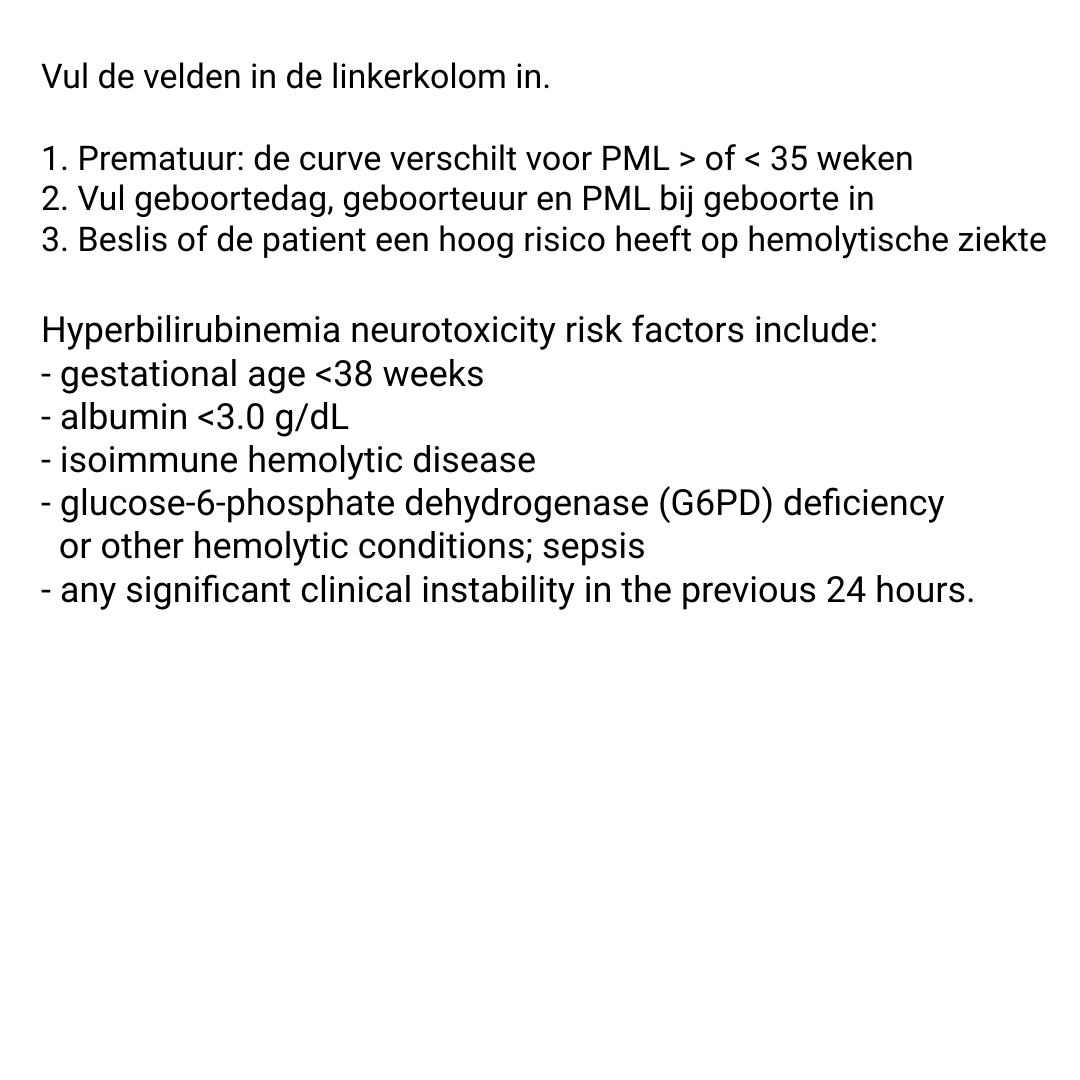
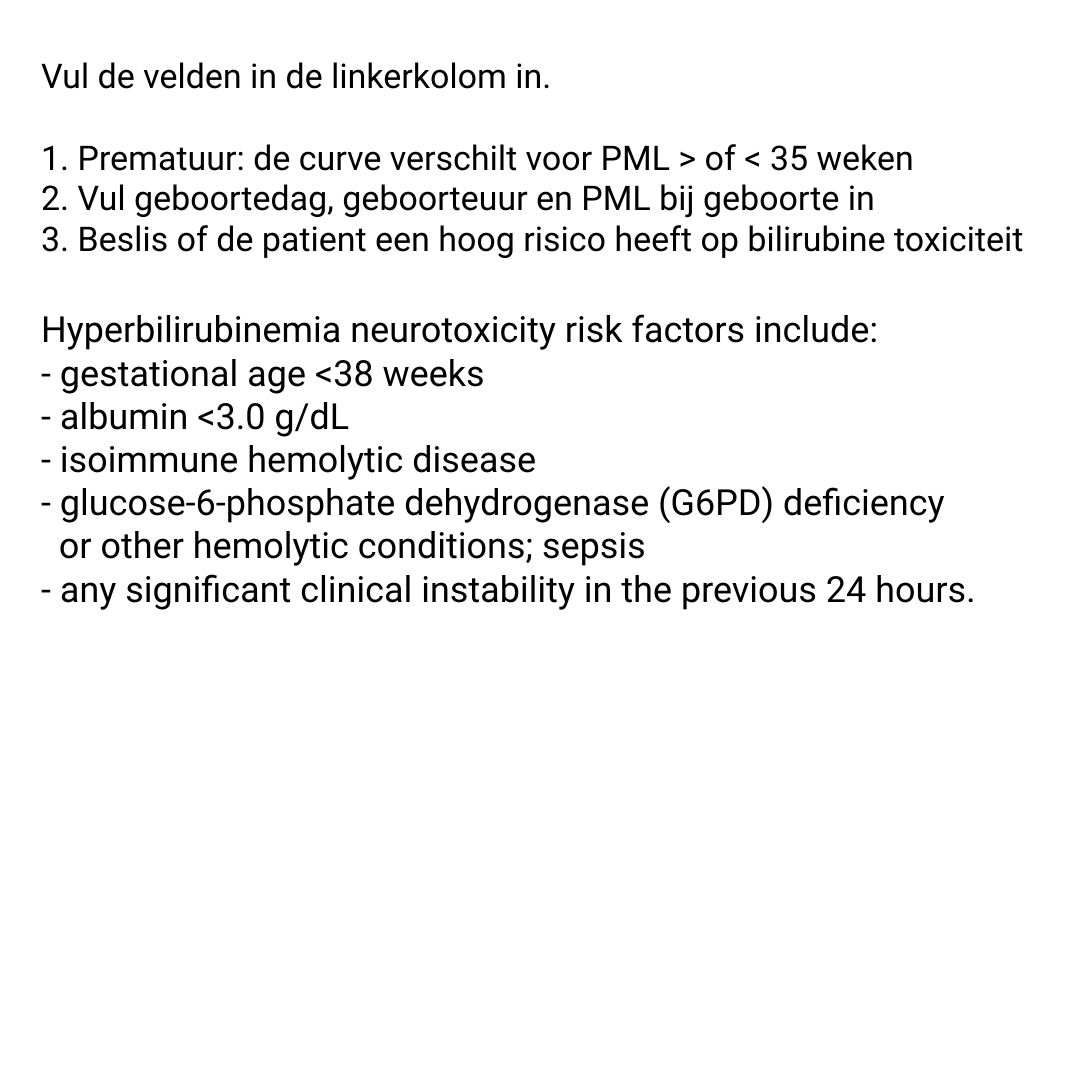
Before/after of a 1080px x 1080px layered artwork. What changed in the layer stack:
painted on "Vul de velden in de linkerkolom" over [752, 225, 1046, 259]
